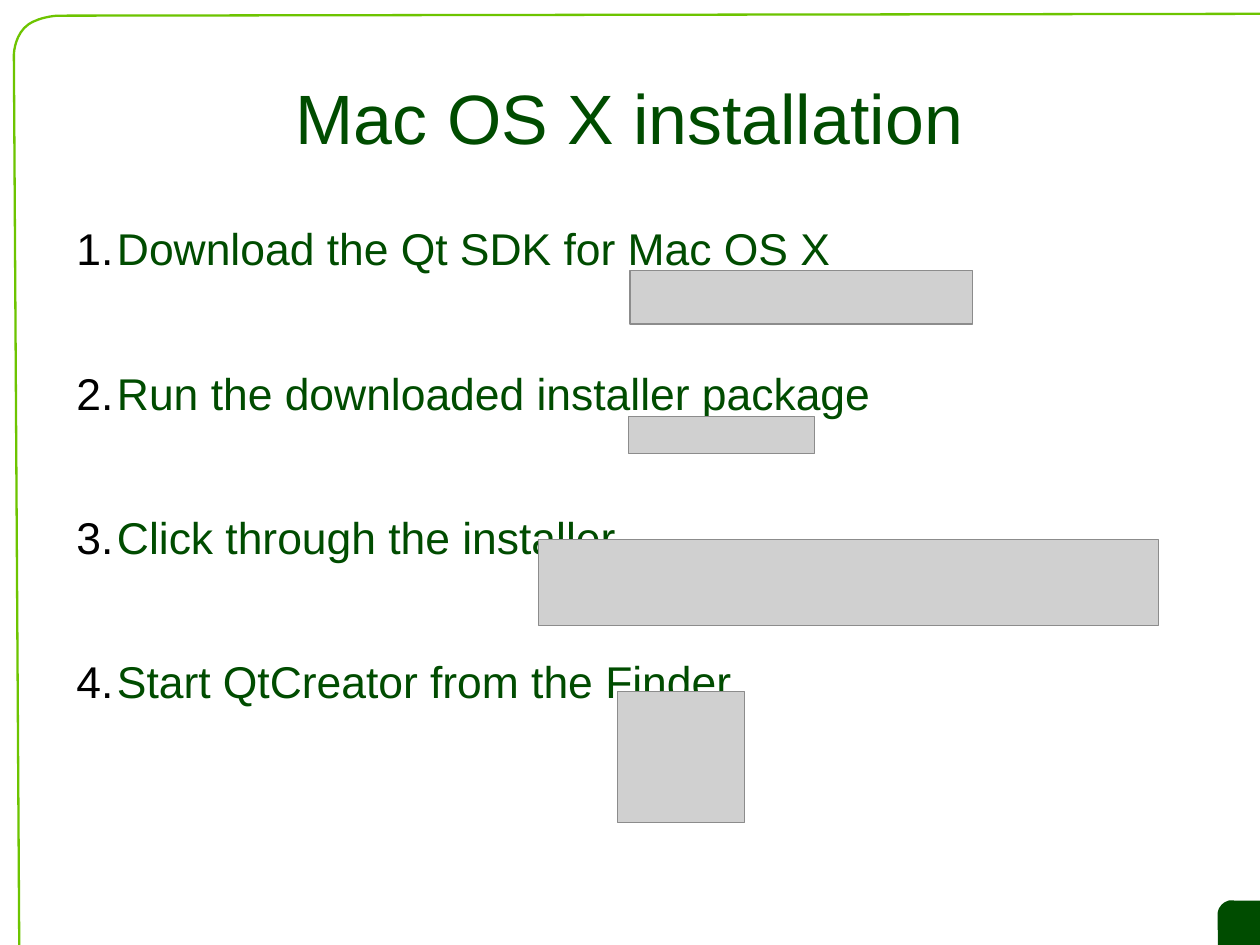
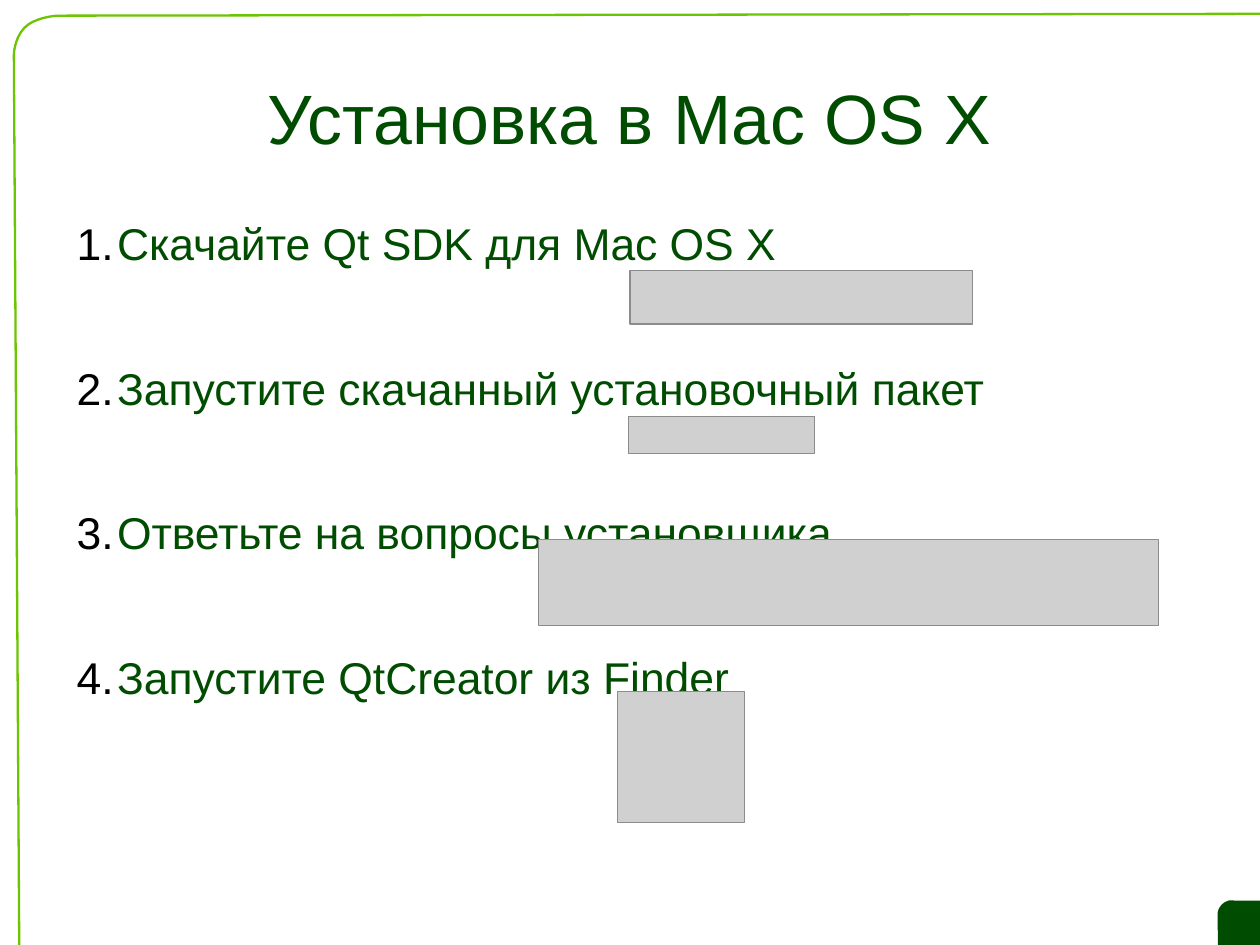
Before and after one commit to saa/qecm, a slide deck: slide 28 of L1/L1 Slides.odp. Drawn at 1260x945 pixels with LibreOffice and Linux fonts; fonts in the diff are those of the drawing; grey boxes stand for pictures; background and template pictures are left out. Boxes give left, top, right and bottom in pixels: in the first picture for what was removed or moved away, otherwise in the second. Text is boxed around its words. In the diff, an @@ line names an element or a change of style, - is before the commit and + after.

```diff
--- a/L1/L1 Slides.odp
+++ b/L1/L1 Slides.odp
@@ title at (268, 95, 992, 145): text changed @@
-Mac OS X installation
+Установка в Mac OS X
@@ text at (77, 227, 984, 703): text changed @@
-1. Download the Qt SDK for Mac OS X
-2. Run the downloaded installer package
-3. Click through the installer
-4. Start QtCreator from the Finder
+1. Cкачайте Qt SDK для Mac OS X
+2. Запустите скачанный установочный пакет
+3. Ответьте на вопросы установщика
+4. Запустите QtCreator из Finder
```
Also in this commit, not shown: 14 other slides changed, 9 slides added, 9 slides removed, 1 other file.
